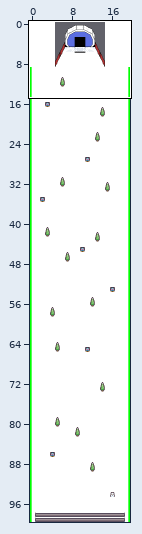
An edit to a level. Tiled map, SkiSurvival/assets/mapas/EsquiVerde.tmx. The first picture is a wide view before the edit; the outline marks the close-up.
Close-up. Earlier state:
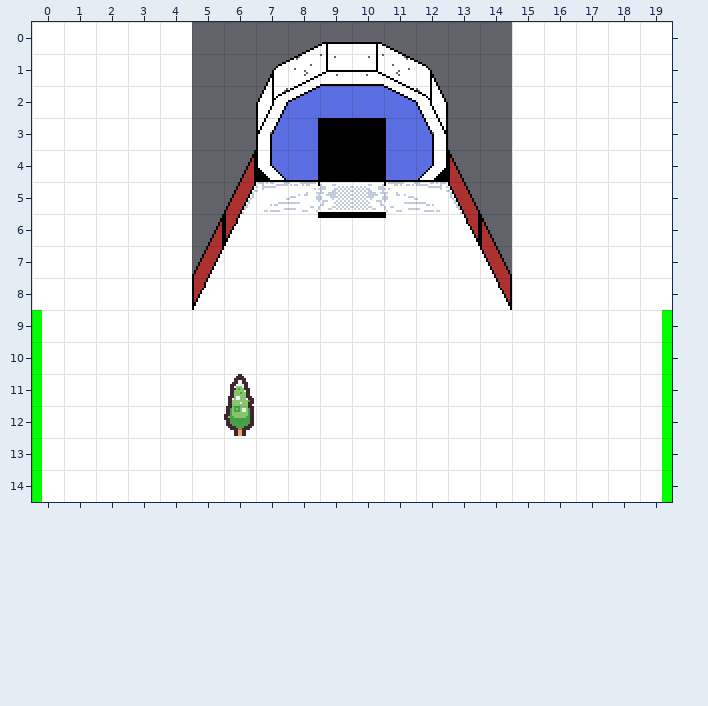
Cells are 16x16 px. Shown: x 0..19, y 0..14.
The result:
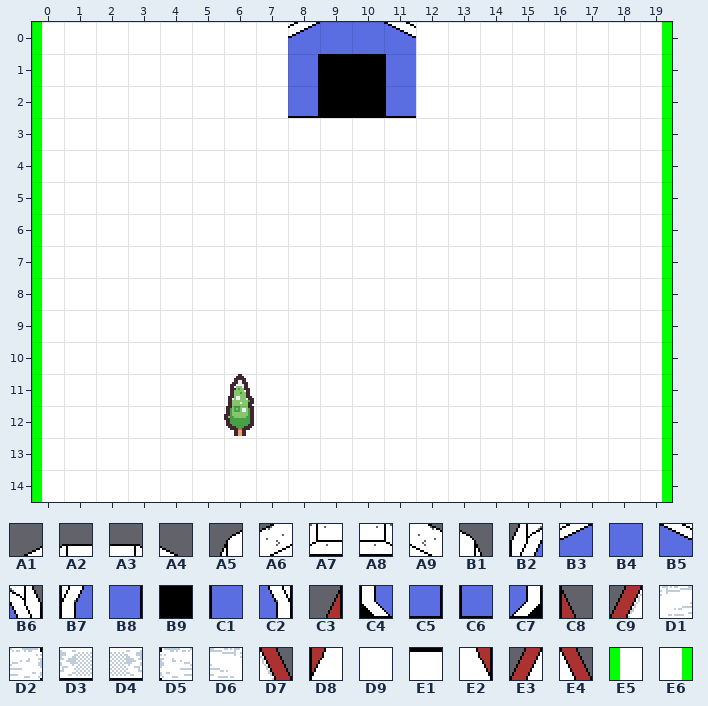
Key: from "Character_and_objects": A1 62, A2 63, A3 64, A4 65, A5 97, A6 98, A7 99, A8 100, A9 101, B1 102, B2 133, B3 134, B4 135, B5 137, B6 138, B7 169, B8 170, B9 171, C1 173, C2 174, C3 204, C4 205, C5 206, C6 209, C7 210, C8 211, C9 240, D1 241, D2 242, D3 243, D4 244, D5 245, D6 246, D7 247, D8 276, D9 277, E1 279, E2 283, E3 311, E4 320; from "snow_green": E5 0, E6 3.
__ is an empty cell.
Difference:
Layer "fondo":
y 0: x 0 D9 -> E5; x 5..14 __ __ __ A1 A2 A3 A4 __ __ __ -> D9 D9 D9 B3 B4 B4 B5 D9 D9 D9; x 19 D9 -> E6
y 1: x 0 D9 -> E5; x 5..14 __ __ A5 A6 A7 A8 A9 B1 __ __ -> D9 D9 D9 B8 B9 B9 C1 D9 D9 D9; x 19 D9 -> E6
y 2: x 0 D9 -> E5; x 5..14 __ __ B2 B3 B4 B4 B5 B6 __ __ -> D9 D9 D9 C5 B9 B9 C6 D9 D9 D9; x 19 D9 -> E6
y 3: x 0 D9 -> E5; x 5..14 __ __ B7 B8 B9 B9 C1 C2 __ __ -> D9 D9 D9 D9 D9 D9 D9 D9 D9 D9; x 19 D9 -> E6
y 4: x 0 D9 -> E5; x 5..14 __ C3 C4 C5 B9 B9 C6 C7 C8 __ -> D9 D9 D9 D9 D9 D9 D9 D9 D9 D9; x 19 D9 -> E6
y 5: x 0 D9 -> E5; x 5..14 __ C9 D1 D2 D3 D4 D5 D6 D7 __ -> D9 D9 D9 D9 D9 D9 D9 D9 D9 D9; x 19 D9 -> E6
y 6: x 0 D9 -> E5; x 5..6 C3 D8 -> D9 D9; x 9..10 E1 E1 -> D9 D9; x 13..14 E2 C8 -> D9 D9; x 19 D9 -> E6
y 7: x 0 D9 -> E5; x 5 E3 -> D9; x 14 E4 -> D9; x 19 D9 -> E6
y 8: x 0 D9 -> E5; x 5 D8 -> D9; x 14 E2 -> D9; x 19 D9 -> E6
Boxes around the changes in both close-ups, in picture pixels (x1, y1, x2, y2):
changed: (32, 22, 42, 310)
changed: (192, 22, 512, 310)
changed: (662, 22, 672, 310)
